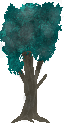
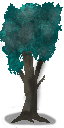
Comparing the layer stacks of the two (64, 128) images. Changes:
added layer "Layer 2" (41%) above "Vector Smart Object" over (x1=2, y1=57, x2=57, y2=128)
painted on "Vector Smart Object" over (x1=38, y1=74, x2=47, y2=88)
